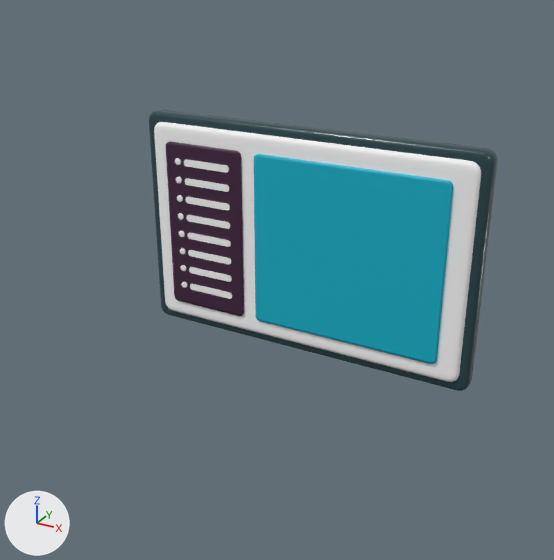
Renders of the glTF model three/alcom.glb from each side of a commit.
The view is the same before and after, from a 50 mm lens placed at (0.898, -1.786, 1.091), pointed at (0.073, -0.286, 0.341). The axes (+X, +Y, +Z) are drawn at lower left. The lights are the same throughout. Where no turn or scale is listed for an object, it has been applied to the vertices. Vertices at the same position are counted once.

In view in the first picture: 'game', 'game_toplist', 'game_toplist_item', 'monitor', 'monitor_screen'.
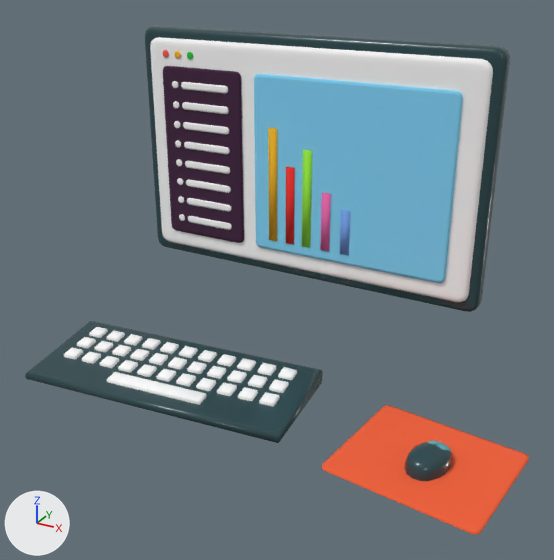
Where the change shows, as pixel boxes (x1, y1, x2, y2) in the pictures (554 x 560 px):
'game', recoloured, mesh rescaled, moved: before (254, 154, 454, 364); after (254, 74, 463, 283)
'monitor_screen', moved: before (154, 122, 481, 382); after (150, 37, 493, 302)
'monitor', moved: before (149, 110, 498, 391); after (145, 26, 510, 312)
'game_toplist', mesh rescaled, moved: before (166, 141, 244, 316); after (163, 66, 244, 243)
'mouse_pad', added (orange): after (322, 405, 529, 534)
'keyboard', added (cyan): after (25, 321, 323, 443)
'keyboard_key', added: after (64, 327, 297, 407)
'game_toplist_item', moved: before (175, 158, 232, 299); after (172, 81, 232, 230)
'graphs', added: after (268, 128, 350, 255)
'mouse', added (cyan): after (404, 442, 452, 481)
'keyboard_space', added: after (107, 372, 207, 405)
'toolbar', added: after (162, 50, 193, 59)
'mouse_button', added: after (428, 440, 452, 454)

Patch to the scene script:
```diff
--- a/three/alcom.glb.py
+++ b/three/alcom.glb.py
@@ mat_game @@
 mat_game = principled_material('game')
-mat_game.base_color = (0.0, 0.445, 0.591)  # cyan #00b2ca
+mat_game.base_color = (0.223, 0.665, 0.93)  # cyan #82d5f7
@@ me_cube_001 @@
 me_cube_001.from_pydata(...)  # 200 vertices, 396 faces; spans x -0.5..0.5, y -0.025..0.025, z -0.325..0.325
+# me_cube_001 part 1: the whole mesh is moved by (0.0, 0.0, 0.325)
 me_cube_001.materials.append(mat_monitor)
@@ me_cube_007 @@
 me_cube_007.from_pydata(...)  # 48 vertices, 78 faces; spans x -0.275..0.275, y -0.002..0.003, z -0.25..0.25
+# me_cube_007 part 2: the whole mesh is scaled about its middle by (1, 1, 0.956)
 me_cube_007.materials.append(mat_game)
@@ me_cube_006 @@
 me_cube_006.from_pydata(...)  # 48 vertices, 78 faces; spans x -0.125..0.125, y -0.002..0.003, z -0.25..0.25
+# me_cube_006 part 3: the whole mesh is scaled about its middle by (1, 1, 0.956)
 me_cube_006.materials.append(mat_game_toplist)
@@ me_cylinder @@
 me_cylinder.from_pydata(...)  # 768 vertices, 1360 faces; spans x -0.395..-0.214, y -0.042..-0.04, z 0.125..0.53
+# me_cylinder part 4: the whole mesh is moved by (0.337, 0.042, -0.52)
 me_cylinder.materials.append(mat_game_toplist_item)
@@ ob_monitor @@
 ob_monitor = bpy.data.objects.new('monitor', me_cube_001)
-ob_monitor.location = (0.0, 0.0, 0.325)
+ob_monitor.location = (0.0, 0.006, 0.23)
@@ ob_monitor_screen @@
 ob_monitor_screen = bpy.data.objects.new('monitor_screen', me_cube_003)
-ob_monitor_screen.location = (0.0, -0.031, 0.325)
+ob_monitor_screen.location = (0.0, -0.024, 0.556)
@@ ob_game @@
 ob_game = bpy.data.objects.new('game', me_cube_007)
-ob_game.location = (0.14, -0.038, 0.324)
+ob_game.location = (0.14, -0.032, 0.543)
@@ ob_game_toplist @@
 ob_game_toplist = bpy.data.objects.new('game_toplist', me_cube_006)
-ob_game_toplist.location = (-0.301, -0.038, 0.324)
+ob_game_toplist.location = (-0.301, -0.032, 0.543)
@@ ob_game_toplist_item @@
 ob_game_toplist_item = bpy.data.objects.new('game_toplist_item', me_cylinder)
-ob_game_toplist_item.location = (0.0, 0.0, 0.0)
+ob_game_toplist_item.location = (-0.337, -0.035, 0.734)
@@ ob_mouse_button @@
+ob_mouse_button = bpy.data.objects.new('mouse_button', me_cube_010)  # 48 vertices, 88 faces; spans x -0.016..0.0456, y -0.0283..0.0173, z -0.0118..0.011; in mat_mouse_button (cyan #61aab6)
+ob_mouse_button.location = (0.505, -0.32, 0.036)
@@ ob_mouse @@
+ob_mouse = bpy.data.objects.new('mouse', me_cube_009)  # 89 vertices, 160 faces; spans x -0.0431..0.0514, y -0.0462..0.0799, z -0.0001..0.0438; in mat_mouse (dark cyan #28464b)
+ob_mouse.location = (0.504, -0.381, 0.004)
@@ ob_mouse_pad @@
+ob_mouse_pad = bpy.data.objects.new('mouse_pad', me_cube_008)  # 64 vertices, 110 faces; spans x -0.204..0.204, y -0.178..0.178, z -0.003..0.002; in mat_mouse_pad (orange #f46036)
+ob_mouse_pad.location = (0.5, -0.353, 0.002)
@@ ob_keyboard_space @@
+ob_keyboard_space = bpy.data.objects.new('keyboard_space', me_cube_005)  # 24 vertices, 44 faces; spans x -0.141..0.141, y -0.034..0.034, z -0.014..0.014; in mat_keyboard_key (white #ffffff)
+ob_keyboard_space.location = (-0.207, -0.431, 0.026)
@@ ob_keyboard_key @@
+ob_keyboard_key = bpy.data.objects.new('keyboard_key', me_cube)  # 792 vertices, 1452 faces; spans x -0.022..0.63, y -0.141..0.081, z -0.023..0.014; in mat_keyboard_key (white #ffffff)
+ob_keyboard_key.location = (-0.526, -0.283, 0.04)
@@ ob_keyboard @@
+ob_keyboard = bpy.data.objects.new('keyboard', me_cube_004)  # 36 vertices, 66 faces; spans x -0.388..0.388, y -0.186..0.186, z -0.012..0.035; in mat_keyboard (dark cyan #28464b)
+ob_keyboard.location = (-0.218, -0.342, 0.013)
@@ ob_toolbar @@
+ob_toolbar = bpy.data.objects.new('toolbar', me_cylinder_001)  # 144 vertices, 234 faces; spans x -0.05..0.05, y -0.0008..0.0017, z -0.01..0.01; in mat_toolbar_close (red #ff635b), mat_toolbar_min (orange #ffbe29), mat_toolbar_max (green #21c93b)
+ob_toolbar.location = (-0.375, -0.03, 0.814)
@@ ob_graphs @@
+ob_graphs = bpy.data.objects.new('graphs', me_cube_002)  # 40 vertices, 50 faces; spans x -0.119..0.122, y -0.001..0.001, z -0.108..0.206; in mat_graph_1 (yellow #e6ad1c), mat_graph_2 (red #e62e28), mat_graph_3 (green #92e63d), mat_graph_4 (pink #e667ab), mat_graph_5 (blue #729ee6)
+ob_graphs.location = (0.028, -0.035, 0.441)
```
